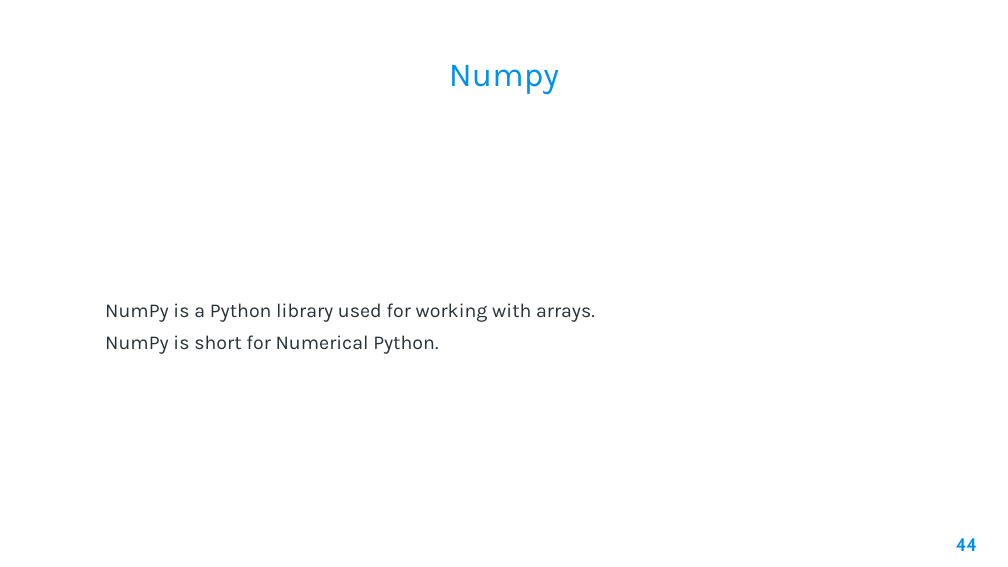
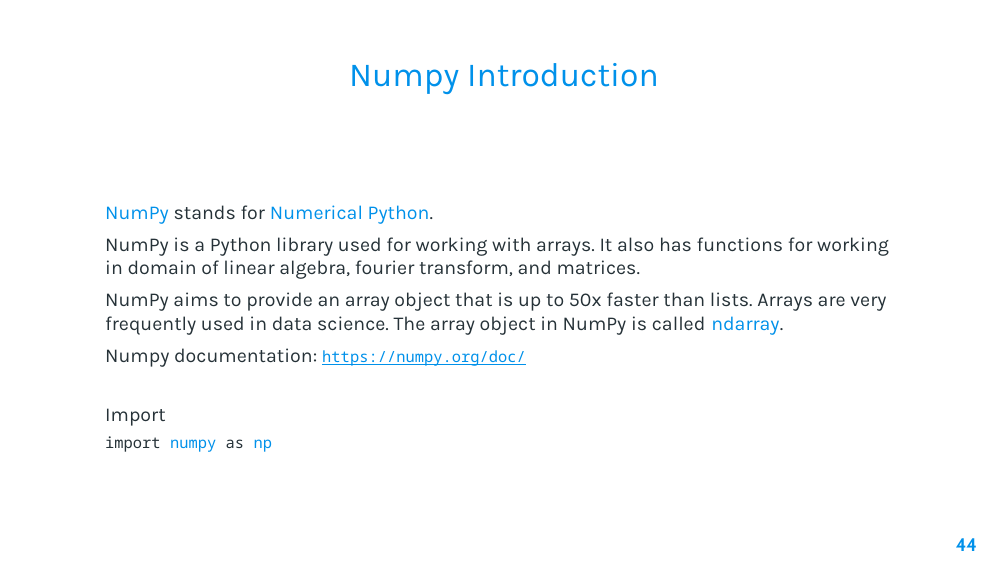
Before and after one commit to AleeRezaa/learn-python, a slide deck: slide 44 of Python.pptx. Drawn at 1008x567 pixels with LibreOffice and Linux fonts; fonts in the diff are those of the drawing; background and template pictures are left out. Boxes give left, top, right and bottom in pixels: in the first picture for what was removed or moved away, otherwise in the second. Text is boxed around its words. In the diff, an @@ line names an element or a change of style, - is before the commit and + after.

Commit message:
add numpy arrays

```diff
--- a/Python.pptx
+++ b/Python.pptx
@@ title at (349, 63, 659, 94): text changed @@
-Numpy
+Numpy Introduction
@@ text at (105, 205, 889, 452): text changed @@
-NumPy is a Python library used for working with arrays.
-NumPy is short for Numerical Python.
+NumPy stands for Numerical Python.
+NumPy is a Python library used for working with arrays. It also has functions for working in domain of linear algebra, fourier transform, and matrices.
+NumPy aims to provide an array object that is up to 50x faster than lists. Arrays are very frequently used in data science. The array object in NumPy is called ndarray.
+Numpy documentation: https://numpy.org/doc/
+Import
+import numpy as np
```
Also in this commit, not shown: 8 other slides changed, 6 slides added, 1 slide removed.
